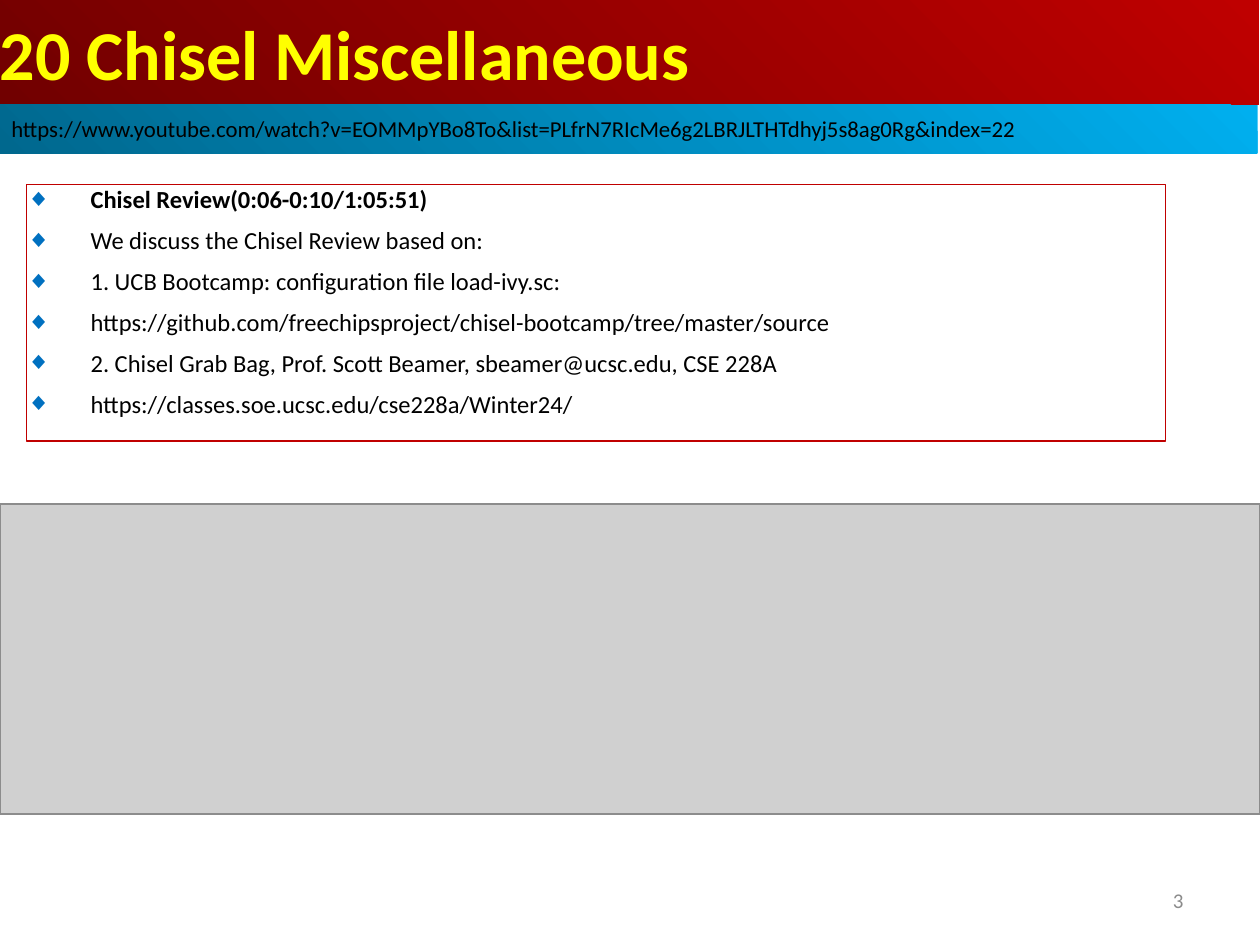
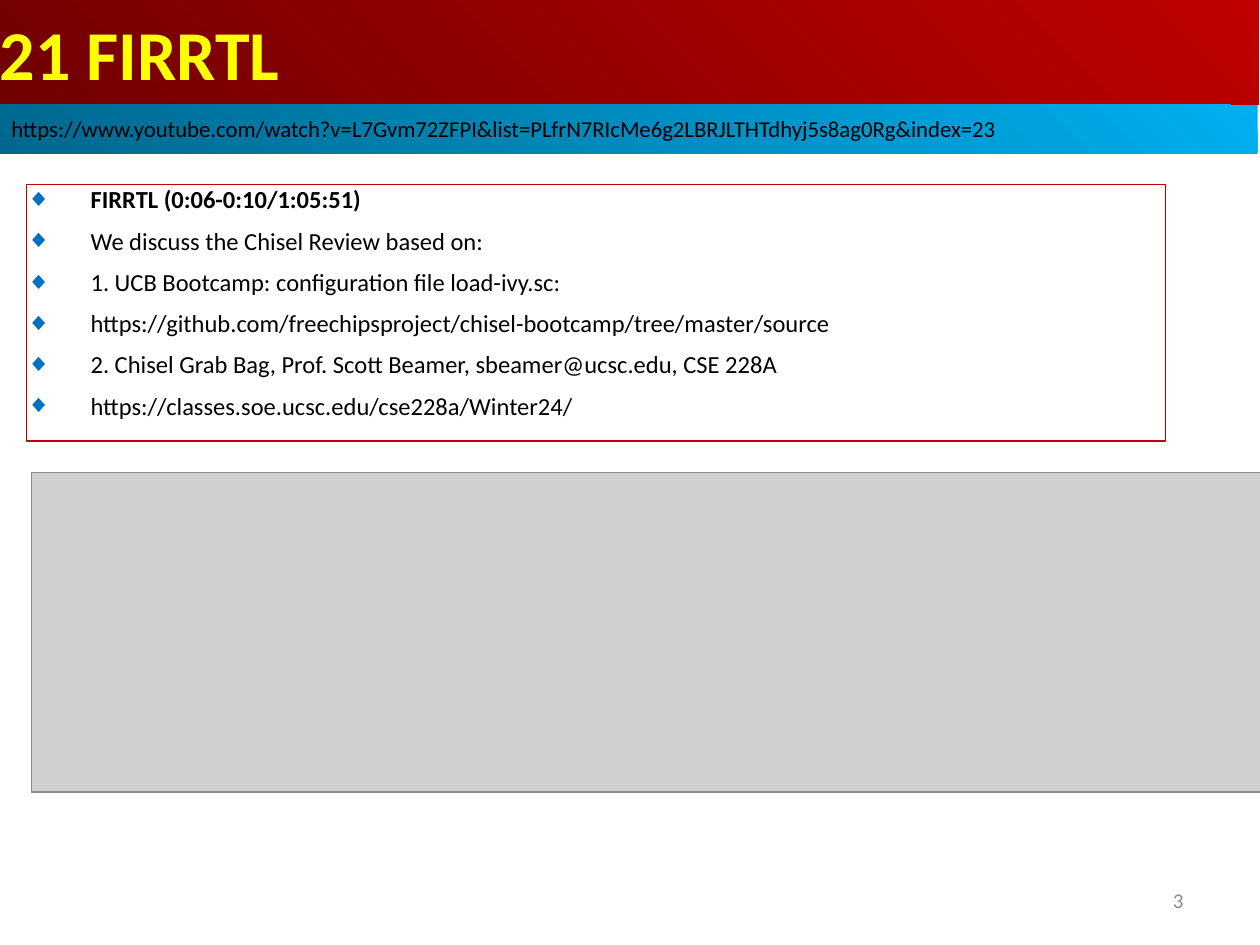
Before and after one commit to peterhchen/AIU_CS800_Chisel, a slide deck: slide 3 of 500_UCSC_HWD/021_FIRRTL/000_Video/021.FIRRTL.ppt. Drawn at 1260x945 pixels with LibreOffice and Linux fonts; fonts in the diff are those of the drawing; grey boxes stand for pictures. Boxes give left, top, right and bottom in pixels: in the first picture for what was removed or moved away, otherwise in the second. Text is boxed around its words. In the diff, an @@ line names an element or a change of style, - is before the commit and + after.

```diff
--- a/500_UCSC_HWD/021_FIRRTL/000_Video/021.FIRRTL.ppt
+++ b/500_UCSC_HWD/021_FIRRTL/000_Video/021.FIRRTL.ppt
@@ text in rectangle at bbox=[0, 34, 280, 80]: text changed @@
-20 Chisel Miscellaneous
+21 FIRRTL
@@ text in rectangle at bbox=[11, 118, 995, 144]: text changed @@
-https://www.youtube.com/watch?v=EOMMpYBo8To&list=PLfrN7RIcMe6g2LBRJLTHTdhyj5s8ag0Rg&index=22
+https://www.youtube.com/watch?v=L7Gvm72ZFPI&list=PLfrN7RIcMe6g2LBRJLTHTdhyj5s8ag0Rg&index=23
@@ text in rectangle at bbox=[91, 190, 361, 212]: text changed @@
-◆ Chisel Review(0:06-0:10/1:05:51)
+◆ FIRRTL (0:06-0:10/1:05:51)
@@ picture: place and size @@
-picture at bbox=[0, 504, 1260, 814]
+picture at bbox=[32, 472, 1260, 793]
```
Also in this commit, not shown: 49 other slides changed.
